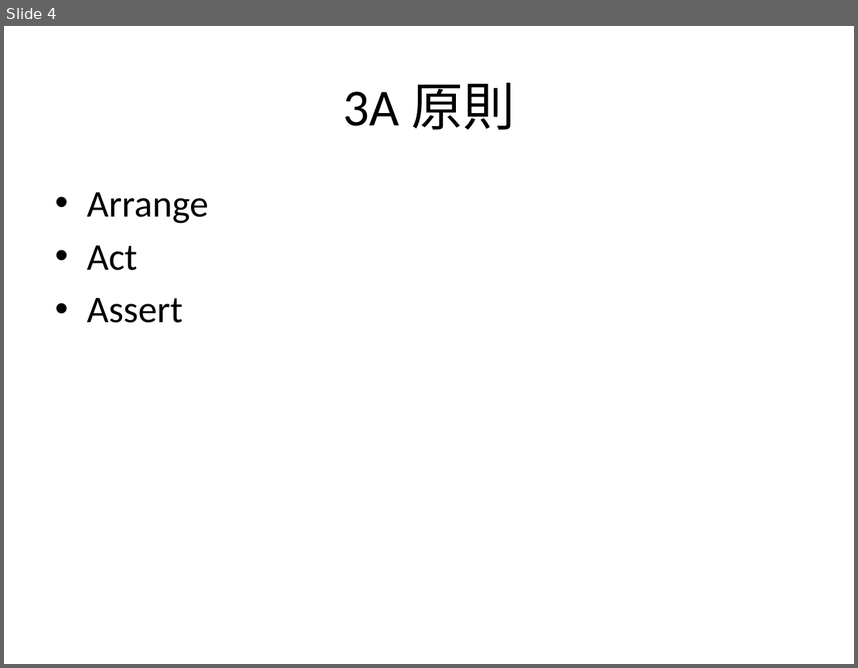
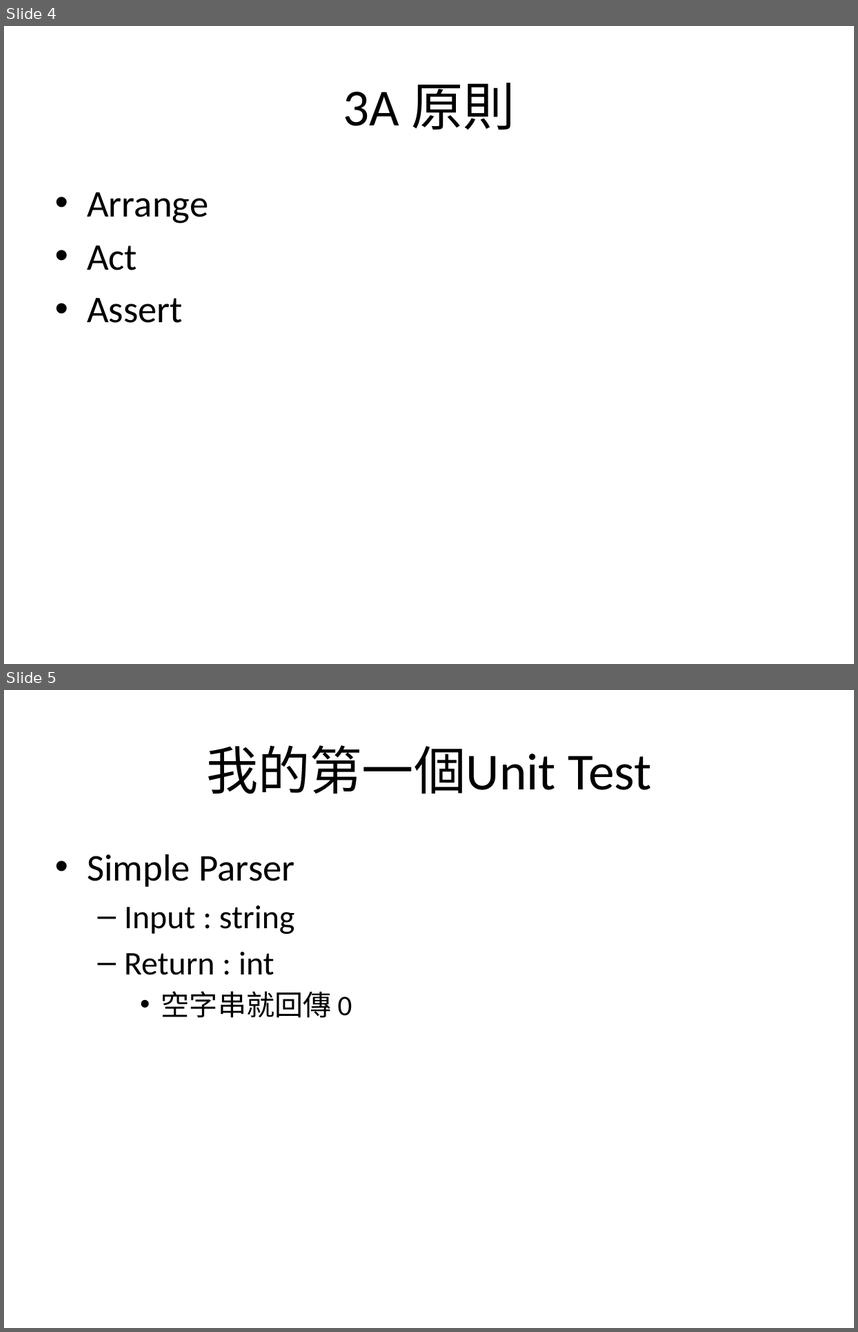
Before and after one commit to lintingwei/UnitTestBasic, a slide deck: Unit Test Basic.pptx. Shown one above the other, each under a label of ours: slide 4 before the commit, slides 4 and 5 after it. The pictures are 858x668 and 858x1332 pixels, drawn with LibreOffice and Linux fonts; fonts in the diff are those of the drawing. Boxes give left, top, right and bottom in pixels: in the first picture for what was removed or moved away, otherwise in the second. Text is boxed around its words. In the diff, an @@ line names an element or a change of style, - is before the commit and + after.

```diff
--- a/Unit Test Basic.pptx
+++ b/Unit Test Basic.pptx
@@ slide 5 added at (4,690,854,1328), background #FFFFFF @@
@@ title added at (206,745,651,794), 44 pt, text #000000 @@
+我的第一個Unit Test
@@ text added at (87,854,352,1018), 28 pt, text #000000 @@
+• Simple Parser
+  – Input : string
+  – Return : int
+    • 空字串就回傳 0
```
Also in this commit, not shown: 1 slide changed, 1 other slide added, 3 other files.
